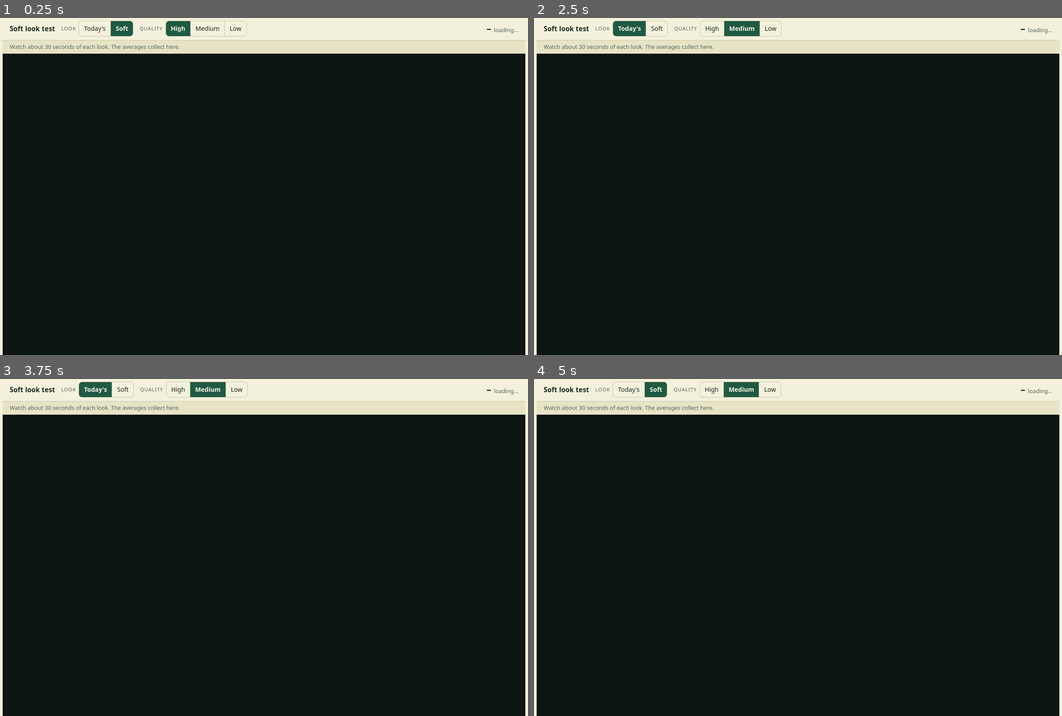
Above: before the commit, frames 1-4 (two rows, left to right).
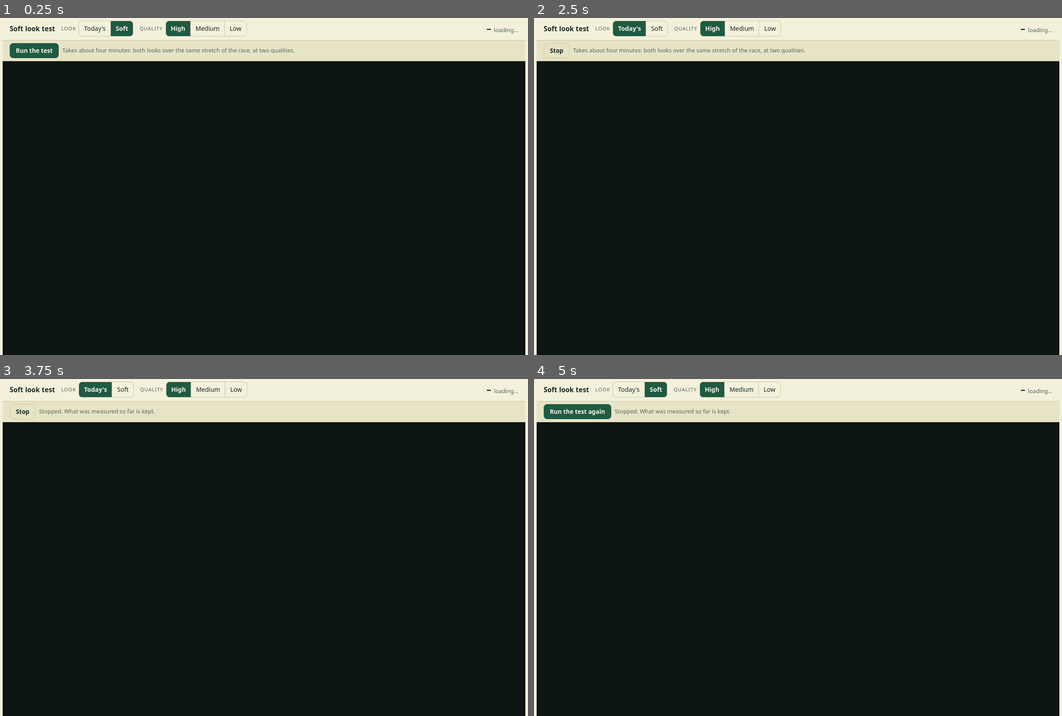
Above: after the commit, the same moments.

Repository: trevorhtfc/thoroughbreddigitalgame
Game: browser game, page tools/web/soft-look-test.html
The game is run twice, just before and just after one commit, with the same random seed, the same clock (stepped at 60 frames per second) and the same inputs.
Inputs (mouse positions are in pixels of both pictures, inside the frame that each line leads up to):
- Up to frame 1 (0.25 s): no input
- Up to frame 2 (2.5 s): click "Medium" at 0.27 s; click "Medium" at 1.27 s; click "Today's" at 1.87 s; click (639, 28) at 2.02 s; click (570, 51) at 2.47 s, where only the run after the commit has a clickable "Run the test"
- Up to frame 3 (3.75 s): click (205, 389) at 3.07 s; click "High Medium Low" (after the commit: "Run the test again") at 3.27 s; click "Today's" at 3.67 s
- Up to frame 4 (5 s): click "Medium" at 4.27 s; click (576, 412) at 4.52 s, where only the run after the commit has a clickable "Run the test again"; click "Soft" at 4.87 s

The runs differ from the first frame. In frame 1, 2.9% of the frame differs, in the area x 0-100%, y 7-13%; in frame 2, 3.2%; in frame 3, 3.1%; in frame 4, 3.4%, in the area x 0-100%, y 0-13%.

Commit message:
Soft look test page: a one-tap test over a set stretch of the race
Run the test plays each look in turn from 140 seconds into the two-mile race for 40 measured seconds, first at the
quality the game starts on for this screen, then at the other, so the two looks are compared over the same cameras.

Co-Authored-By: Claude Fable 5.2 <noreply@anthropic.com>
Claude-Session: https://claude.ai/code/session_019m8Mz8HQw7HL4DTR1VUTjb

Diff:
--- a/tools/web/soft-look-test.html
+++ b/tools/web/soft-look-test.html
@@ -52,6 +52,12 @@
     background: var(--panel); border-bottom: 1px solid var(--line); font-size: 0.8rem;
   }
   .results .hint { color: var(--dim); }
+  .go {
+    font: inherit; font-size: 0.85rem; font-weight: 650; color: var(--on-accent); background: var(--accent); border: 0;
+    border-radius: 8px; padding: 6px 14px; min-height: 34px; cursor: pointer;
+  }
+  .go[aria-pressed="true"] { background: transparent; color: var(--fg); box-shadow: inset 0 0 0 1px var(--line); }
+  .go:focus-visible { outline: 2px solid var(--accent); outline-offset: 2px; }
   .chip {
     display: inline-flex; gap: 6px; align-items: baseline; padding: 3px 8px; border: 1px solid var(--line);
     border-radius: 999px; background: var(--bg); font-variant-numeric: tabular-nums; white-space: nowrap;
@@ -70,6 +76,7 @@
   @media (max-height: 460px) {
     .bar { padding-block: 5px; gap: 5px 12px; }
     .seg button { padding: 5px 10px; min-height: 30px; }
+    .go { min-height: 30px; padding: 4px 12px; }
     .results { padding-block: 4px; }
     h1 { display: none; }
   }
@@ -93,7 +100,8 @@
   <div class="now" aria-live="off"><b id="fps">&ndash;</b><span id="fpsNote">frames a second</span></div>
 </div>
 <div class="results" id="results">
-  <span class="hint" id="hint">Watch about 30 seconds of each look. The averages collect here.</span>
+  <button type="button" class="go" id="run" aria-pressed="false">Run the test</button>
+  <span class="hint" id="hint">Takes about four minutes: both looks over the same stretch of the race, at two qualities.</span>
   <button type="button" class="plain" id="copy" hidden>Copy results</button>
 </div>
 <div class="stage" id="stage">
@@ -103,7 +111,7 @@
 <script>
 (() => {
   const $ = (id) => document.getElementById(id);
-  const view = $("view"), fpsEl = $("fps"), fpsNote = $("fpsNote"), resultsEl = $("results"), hint = $("hint"), copyBtn = $("copy");
+  const view = $("view"), fpsEl = $("fps"), fpsNote = $("fpsNote"), resultsEl = $("results"), hint = $("hint"), copyBtn = $("copy"), runBtn = $("run");
   const LOOKS = { now: "Today's look", soft: "Soft look" };
   const QUALS = { high: "High", medium: "Medium", low: "Low" };
   const save = (k, v) => { try { localStorage.setItem(k, v); } catch (e) {} };
@@ -116,16 +124,42 @@
   };
   // start with the race view's own control panel tucked away (its small button brings it back), to leave room for the picture
   if (load("tb-bar") === null) save("tb-bar", "0");
-  const results = {};          // "look|quality" -> { n, sum, low }
+  const results = {};          // "look|quality" -> { n, sum, low, set }
   let key = "", skip = 0, canRead = true;
 
-  function start() {
+  // The test: each look in turn over the same stretch of the race (from TEST.from seconds in, for TEST.secs seconds),
+  // first at the quality the game itself starts on for this screen, then at the other. Same race, same cameras, so
+  // the only difference between the two numbers is the look.
+  const TEST = { from: 140, secs: 40, giveUp: 120 };
+  const HOME = window.devicePixelRatio > 1.5 ? "medium" : "high", AWAY = HOME === "medium" ? "high" : "medium";
+  const STEPS = [["now", HOME], ["soft", HOME], ["now", AWAY], ["soft", AWAY]];
+  let run = null, wake = null;               // run: { i, waited }
+  const say = (text) => { hint.textContent = text; hint.hidden = false; };
+  function step() {
+    const [look, quality] = STEPS[run.i];
+    state.look = look; state.quality = quality; run.waited = 0;
+    start(true);
+  }
+  function endRun(text) {
+    run = null; runBtn.textContent = "Run the test again"; runBtn.setAttribute("aria-pressed", "false");
+    try { if (wake) wake.release(); } catch (e) {} wake = null;
+    say(text);
+  }
+  runBtn.addEventListener("click", () => {
+    if (run) { endRun("Stopped. What was measured so far is kept."); return; }
+    run = { i: 0, waited: 0 }; runBtn.textContent = "Stop"; runBtn.setAttribute("aria-pressed", "true");
+    try { if (navigator.wakeLock) navigator.wakeLock.request("screen").then((w) => { wake = w; }, () => {}); } catch (e) {}
+    step();
+  });
+
+  function start(set) {
     key = state.look + "|" + state.quality;
-    results[key] = { n: 0, sum: 0, low: Infinity };
+    results[key] = { n: 0, sum: 0, low: Infinity, set: !!set };
     skip = 5;                  // the first few seconds after loading are never typical
     fpsEl.textContent = "–"; fpsNote.textContent = "loading…";
     const q = ["race=long", "runners=12", "quality=" + state.quality];
     if (state.look === "soft") q.push("uplift=soft");
+    if (set) q.push("t=" + TEST.from);
     view.src = "final-furlong.html?" + q.join("&");
     for (const [id, v] of [["look", state.look], ["quality", state.quality]])
       $(id).querySelectorAll("button").forEach((b) => b.setAttribute("aria-pressed", String(b.dataset.v === v)));
@@ -135,7 +169,7 @@
   function draw() {
     resultsEl.querySelectorAll(".chip").forEach((c) => c.remove());
     let any = false;
-    for (const look of Object.keys(LOOKS)) for (const qual of Object.keys(QUALS)) {
+    for (const qual of Object.keys(QUALS)) for (const look of Object.keys(LOOKS)) {
       const r = results[look + "|" + qual];
       if (!r || r.n < 3) continue;
       any = true;
@@ -145,12 +179,21 @@
       chip.innerHTML = `${LOOKS[look].replace(" look", "")} · ${QUALS[qual]} <b>${avg}</b><small>lowest ${r.low} · ${r.n}s</small>`;
       resultsEl.insertBefore(chip, copyBtn);
     }
-    hint.hidden = any; copyBtn.hidden = !any;
+    copyBtn.hidden = !any;
   }
 
   // The race view shows its own frame rate once a second; read it from there, so the number is the game's own.
   setInterval(() => {
     if (document.hidden || !canRead) return;
+    if (run) {
+      const r = results[key], [look, quality] = STEPS[run.i];
+      const where = `${run.i + 1} of ${STEPS.length}: ${LOOKS[look]}, ${QUALS[quality]}`;
+      if (!r.n && ++run.waited > TEST.giveUp) {            // never drew: move on rather than hang
+        if (++run.i < STEPS.length) step(); else endRun("Finished, though one step never loaded. Copy the results and paste them into the chat.");
+        return;
+      }
+      say(r.n ? `${where}. ${TEST.secs - r.n} seconds to go.` : `${where}. Loading\u2026`);
+    }
     let text = "";
     try { const el = view.contentDocument && view.contentDocument.querySelector(".fps"); text = el ? el.textContent : ""; }
     catch (e) { canRead = false; fpsNote.textContent = "shown in the picture below"; start(); return; }
@@ -161,10 +204,14 @@
     if (skip > 0) { skip--; return; }
     const r = results[key]; r.n++; r.sum += fps; r.low = Math.min(r.low, fps);
     draw();
+    if (run && r.n >= TEST.secs) {
+      if (++run.i < STEPS.length) step(); else endRun("Finished. Copy the results and paste them into the chat.");
+    }
   }, 1000);
 
   for (const id of ["look", "quality"]) $(id).addEventListener("click", (e) => {
     const b = e.target.closest("button"); if (!b || state[id] === b.dataset.v) return;
+    if (run) endRun("Stopped. What was measured so far is kept.");
     state[id] = b.dataset.v; save("slt-" + id, b.dataset.v); start();
   });
 
@@ -179,9 +226,9 @@
     const lines = ["Soft look test, " + new Date().toLocaleString("en-GB")];
     lines.push(`Screen ${screen.width} x ${screen.height}, sharpness ${window.devicePixelRatio}; graphics: ${graphics()}`);
     lines.push(navigator.userAgent);
-    for (const look of Object.keys(LOOKS)) for (const qual of Object.keys(QUALS)) {
+    for (const qual of Object.keys(QUALS)) for (const look of Object.keys(LOOKS)) {
       const r = results[look + "|" + qual];
-      if (r && r.n >= 3) lines.push(`${LOOKS[look]}, ${QUALS[qual]}: ${Math.round(r.sum / r.n)} frames a second on average, lowest ${r.low}, over ${r.n} seconds`);
+      if (r && r.n >= 3) lines.push(`${LOOKS[look]}, ${QUALS[qual]}: ${Math.round(r.sum / r.n)} frames a second on average, lowest ${r.low}, over ${r.n} seconds${r.set ? " (set stretch)" : " (watched by hand)"}`);
     }
     return lines.join("\n");
   }
